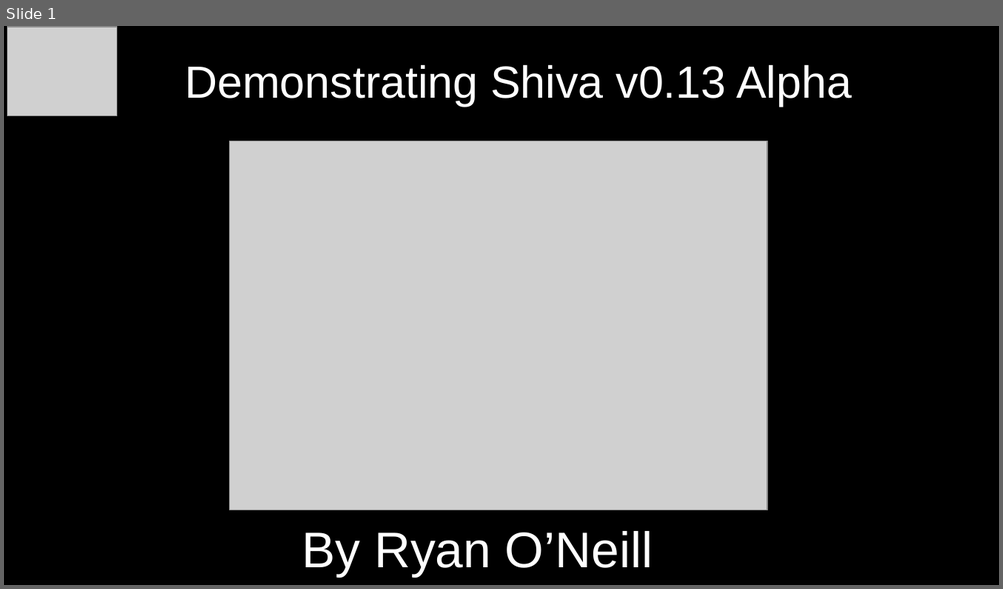
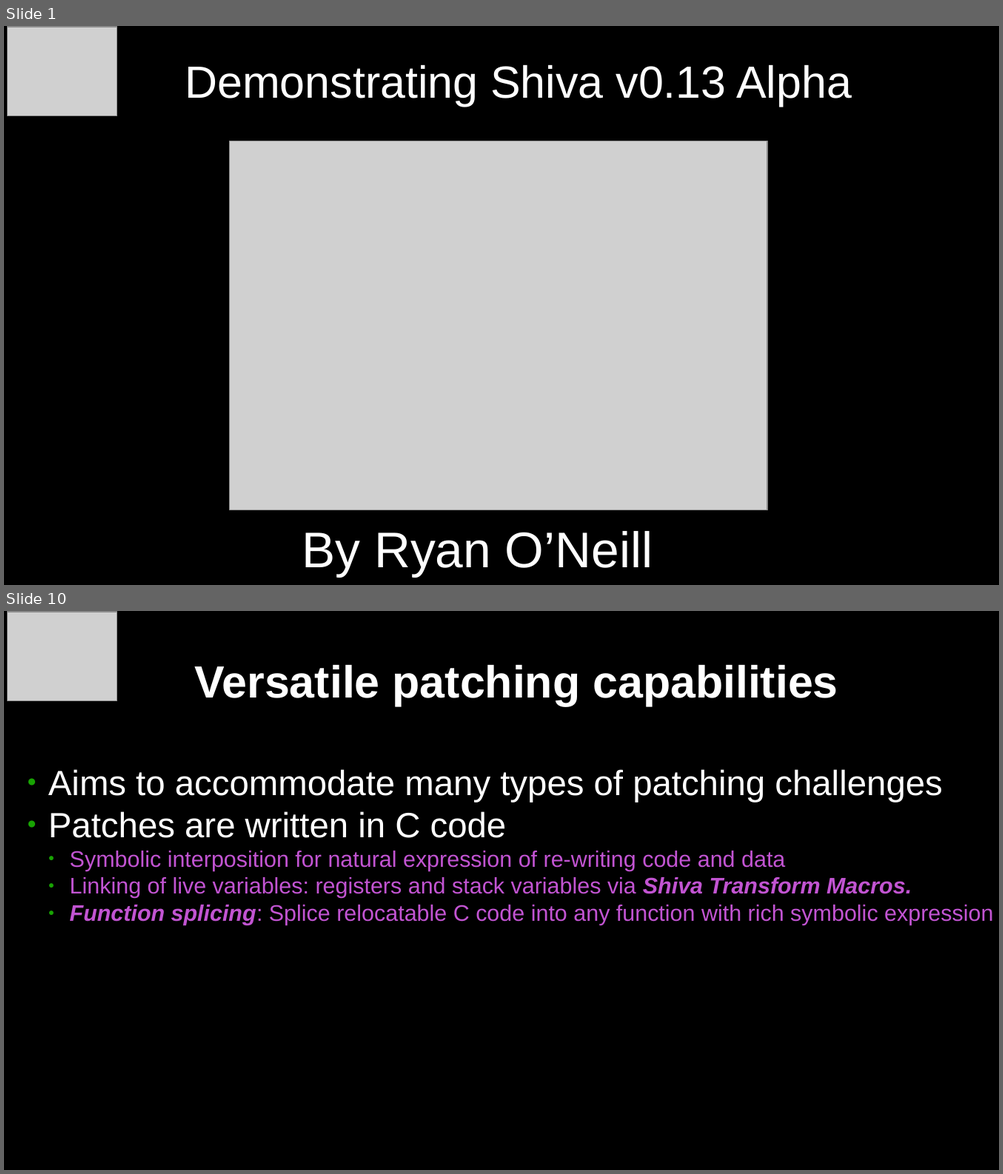
Before and after one commit to elfmaster/shiva_presentations, a slide deck: shiva-presentation-ais-darpa-oct-2023.odp. Shown one above the other, each under a label of ours: slide 1 before the commit, slides 1 and 10 after it; the slides between them are not shown. The pictures are 1003x589 and 1003x1174 pixels, drawn with LibreOffice and Linux fonts; fonts in the diff are those of the drawing; grey boxes stand for pictures. Boxes give left, top, right and bottom in pixels: in the first picture for what was removed or moved away, otherwise in the second. Text is boxed around its words. In the diff, an @@ line names an element or a change of style, - is before the commit and + after.

```diff
--- a/shiva-presentation-ais-darpa-oct-2023.odp
+++ b/shiva-presentation-ais-darpa-oct-2023.odp
@@ slide 10 added at [4,611,999,1170], background #000000 @@
@@ picture added at [8,612,116,701] @@
@@ title added at [194,664,838,706], 36 pt, text #FFFFFF, bold @@
+Versatile patching capabilities
@@ text added at [48,769,993,925], 18 pt, text #C254D2 @@
+● Aims to accommodate many types of patching challenges
+● Patches are written in C code
+  ● Symbolic interposition for natural expression of re-writing code and data
+  ● Linking of live variables: registers and stack variables via Shiva Transform Macros.
+  ● Function splicing: Splice relocatable C code into any function with rich symbolic expression
```
Also in this commit, not shown: 5 slides changed, 5 other slides added.
